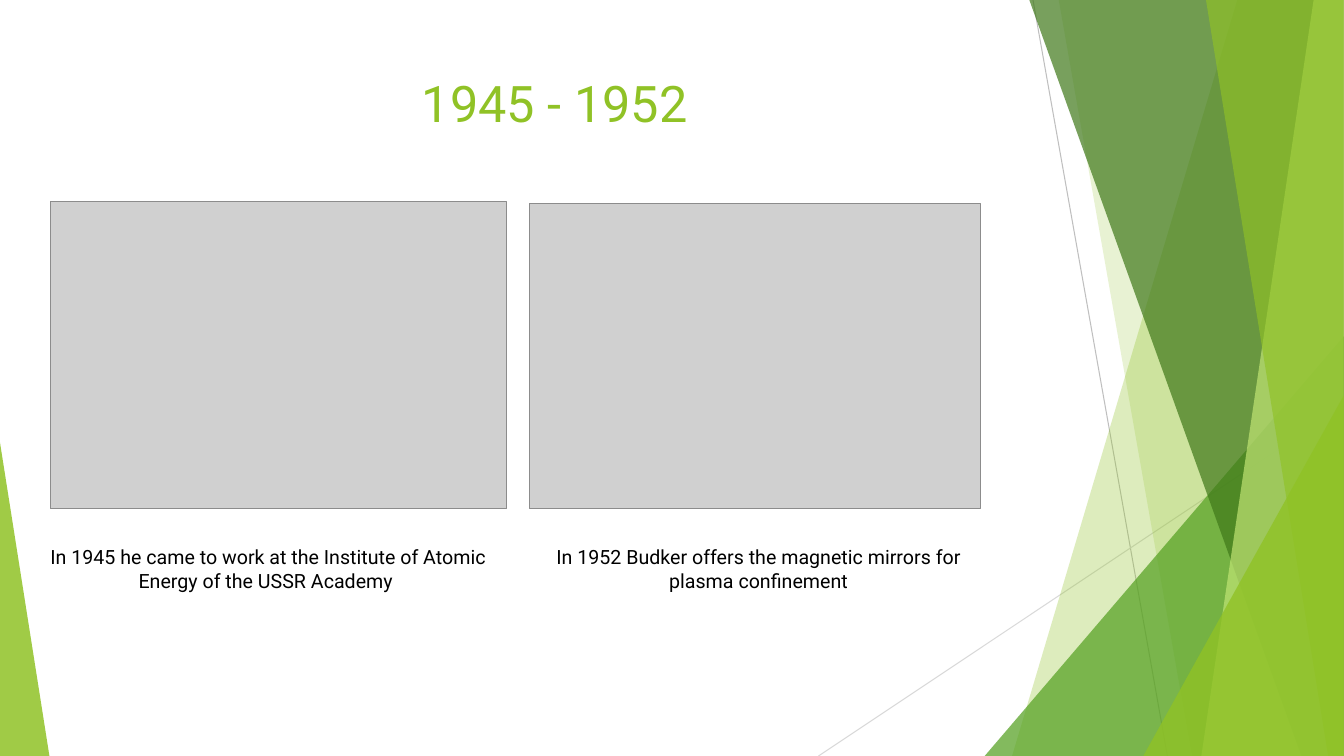
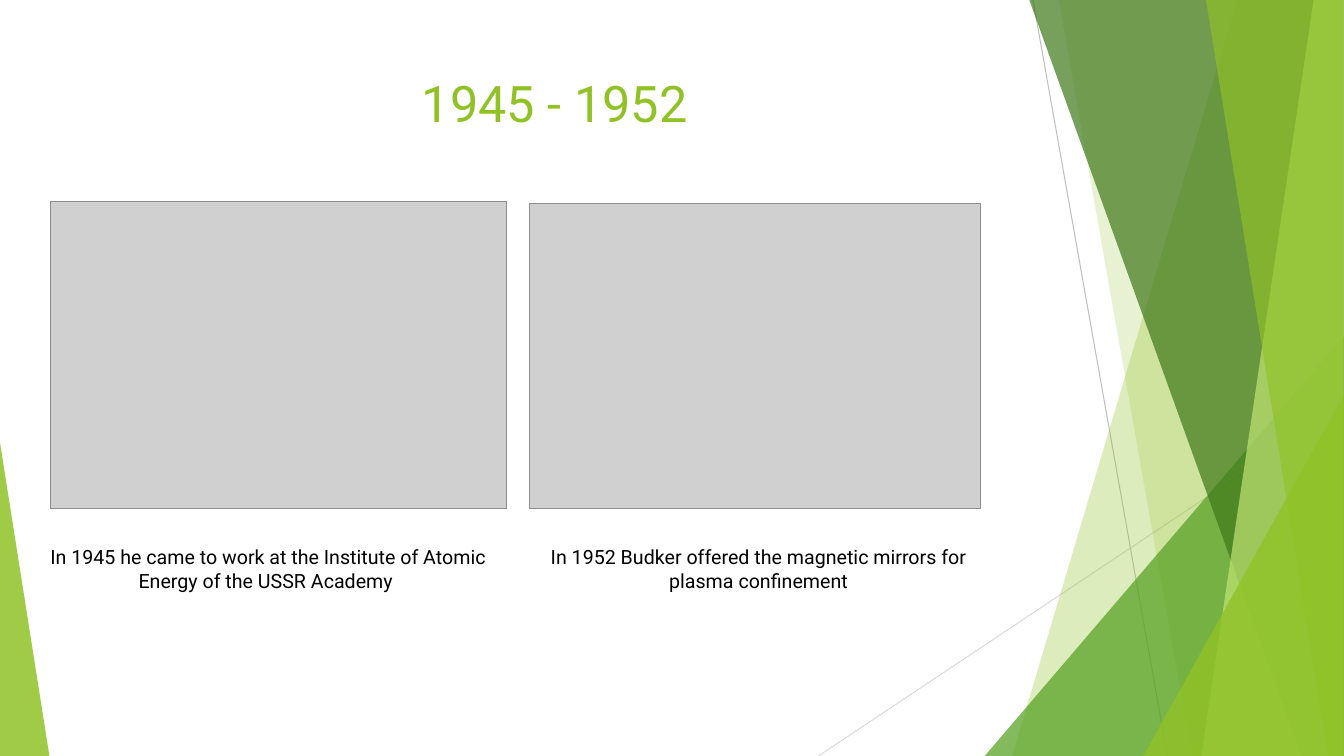
Before and after one commit to Vlad-ole/Presentations, a slide deck: slide 5 of BINP/BINP.pptx. Drawn at 1344x756 pixels with LibreOffice and Linux fonts; fonts in the diff are those of the drawing; grey boxes stand for pictures. Boxes give left, top, right and bottom in pixels: in the first picture for what was removed or moved away, otherwise in the second. Text is boxed around its words. In the diff, an @@ line names an element or a change of style, - is before the commit and + after.

```diff
--- a/BINP/BINP.pptx
+++ b/BINP/BINP.pptx
@@ text at [551,549,966,592]: text changed @@
-In 1952 Budker offers the magnetic mirrors for plasma confinement
+In 1952 Budker offered the magnetic mirrors for plasma confinement
```
Also in this commit, not shown: 2 other files.
